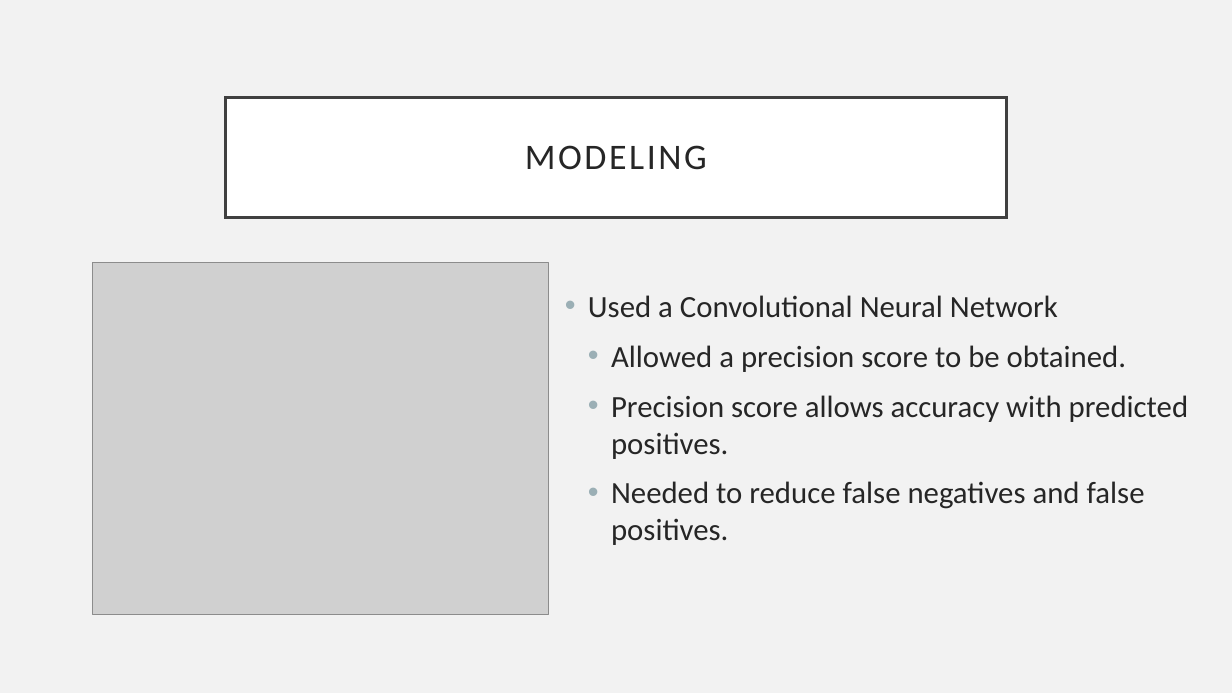
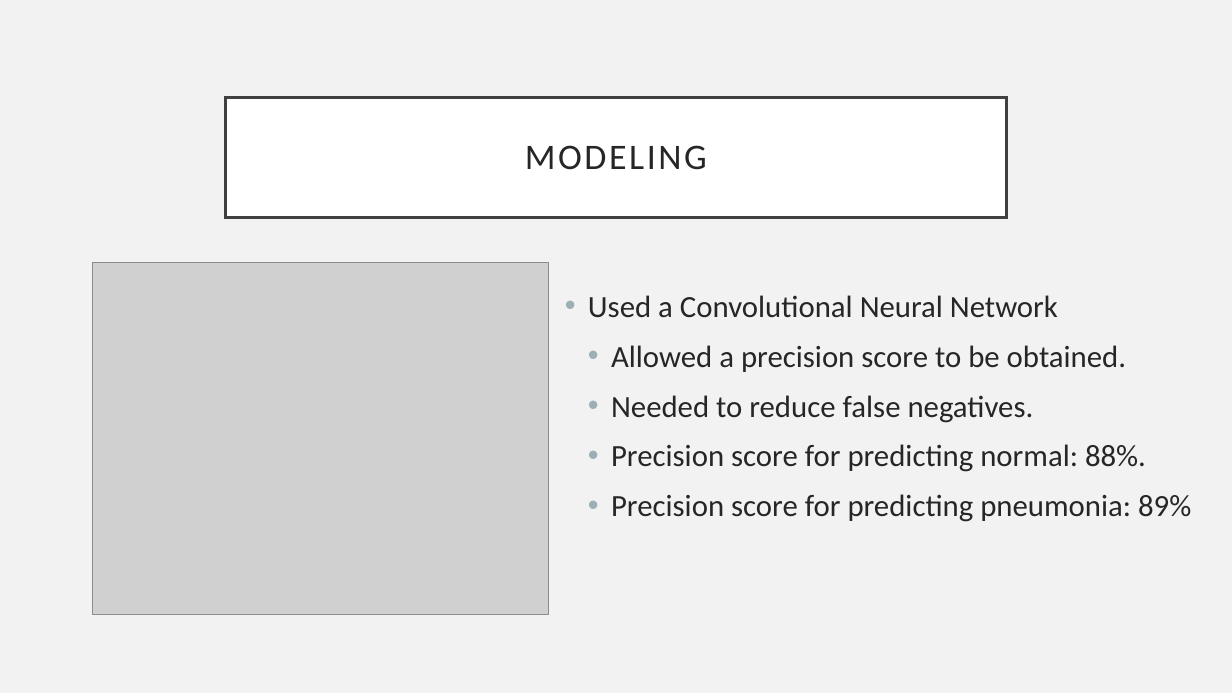
Before and after one commit to PattiCakes59/Chest-X-Ray-Examination, a slide deck: slide 6 of PneumoniaPresentation.pptx. Drawn at 1232x693 pixels with LibreOffice and Linux fonts; fonts in the diff are those of the drawing; grey boxes stand for pictures. Boxes give left, top, right and bottom in pixels: in the first picture for what was removed or moved away, otherwise in the second. Text is boxed around its words. In the diff, an @@ line names an element or a change of style, - is before the commit and + after.

```diff
--- a/PneumoniaPresentation.pptx
+++ b/PneumoniaPresentation.pptx
@@ text at (611,395,1191,522): text changed @@
-  • Precision score allows accuracy with predicted positives.
-  • Needed to reduce false negatives and false positives.
+  • Needed to reduce false negatives.
+  • Precision score for predicting normal: 88%.
+  • Precision score for predicting pneumonia: 89%
```
Also in this commit, not shown: 4 other slides changed, 1 slide added, 1 slide removed.
